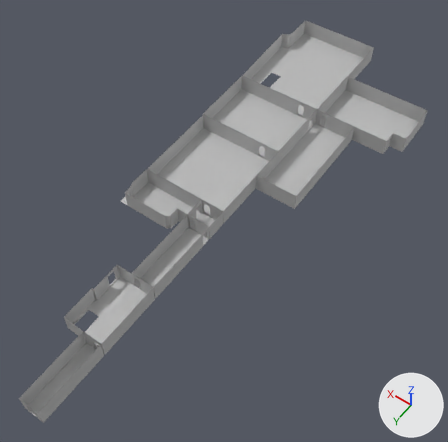
One commit to the FBX model Assets/Models/WIP_hall1.fbx: the scene before it, then after it.
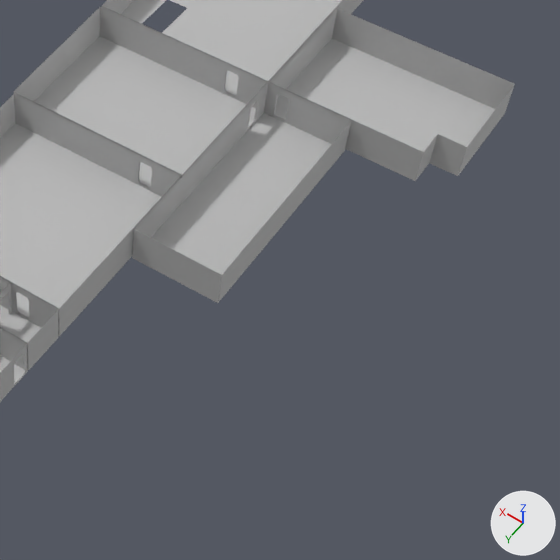
Each version appears first whole from a camera (50 mm lens) standing at (-38.1, 16.3, 80.5) and looking at (-0.9, -35.8, -1.3), and next in a close-up on the part from 44% to 100% of the width and 16% to 73% of the height. The lights are fixed; the arrows at lower right show +X, +Y and +Z. Where no turn or scale is listed for an object, it has been applied to the vertices.

The older version as bpy lines, for what is in view:
```python
me_mesh = bpy.data.meshes.new('Mesh')
me_mesh.from_pydata(...)  # 668 vertices, 521 faces; spans x -18.5..15.7, y -86.6..6.1, z 0.0..3.3
me_mesh.materials.append(mat_hall1)  # grey #bcbcbc
me_mesh_001 = bpy.data.meshes.new('Mesh.001')
me_mesh_001.from_pydata(...)  # 133 vertices, 70 faces; spans x -18.5..17.2, y -86.6..6.1, z 0.0
me_mesh_001.materials.append(mat_floor1)  # grey #bcbcbc
# before: 45 (-9.6, -43.9, 0.0) at pixel (217, 303), 46 (-9.6, -61.2, 0.0) at pixel (329, 168), 47 (-9.6, -62.3, 0.0) at pixel (336, 160), 48 (-9.6, -63.7, 0.0) at pixel (344, 150)
ob_polysurface12 = bpy.data.objects.new('polySurface12', me_mesh)
ob_polysurface12.location = (0.0, 0.0, 0.0)
ob_polysurface13 = bpy.data.objects.new('polySurface13', me_mesh_001)
ob_polysurface13.location = (0.0, 0.0, 0.0)
```
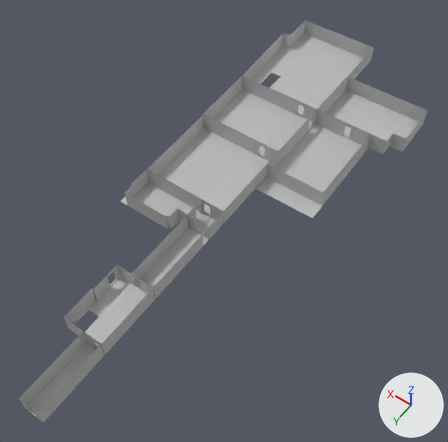
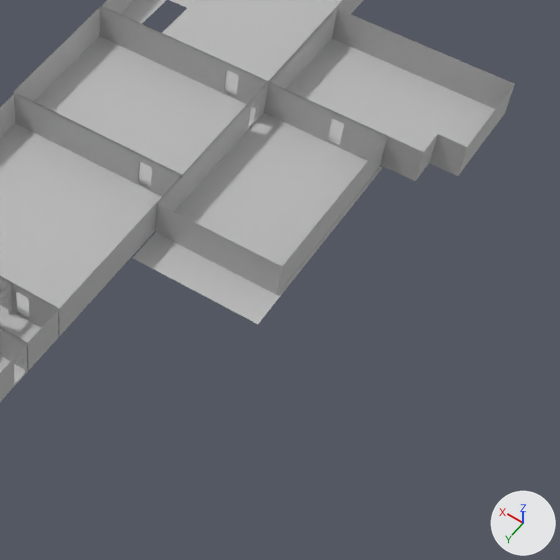
What differs and where, as boxes [x1, y1, x2, y2] in the close-ups (560 x 560 px; the box of a moved part takes in the faces that stretch with it):
part 1 of me_mesh_001, moved or reshaped
    before: [173, 122, 332, 275]
    after: [154, 122, 382, 324]
part 2 of me_mesh, moved or reshaped
    before: [273, 115, 416, 181]
    after: [306, 132, 416, 181]
part 3 of me_mesh, moved or reshaped
    both: [264, 83, 422, 178]
part 4 of me_mesh, moved or reshaped
    before: [154, 140, 336, 303]
    after: [177, 157, 372, 295]
part 5 of me_mesh, moved or reshaped
    before: [330, 122, 351, 168]
    after: [365, 138, 387, 184]
part 6 of me_mesh, moved or reshaped
    before: [132, 102, 252, 269]
    after: [156, 102, 252, 243]

The change, as a diff of the scene's bpy script:
```diff
--- a/Assets/Models/WIP_hall1.fbx.py
+++ b/Assets/Models/WIP_hall1.fbx.py
@@ me_mesh_001 @@
 me_mesh_001.from_pydata(...)  # 133 vertices, 70 faces; spans x -18.5..17.2, y -86.6..6.1, z 0.0
 # used by ob_polysurface13; location = (0.0, 0.0, 0.0)
+# me_mesh_001 part 1
+for i in [*range(45, 49)]: me_mesh_001.vertices[i].co += Vector((-3.5, 0.0, 0.0))
 me_mesh_001.materials.append(mat_floor1)
@@ me_mesh @@
 me_mesh.from_pydata(...)  # 668 vertices, 521 faces; spans x -18.5..15.7, y -86.6..6.1, z 0.0..3.3
 # used by ob_polysurface12; location = (0.0, 0.0, 0.0)
+# me_mesh part 2: all 2 vertices in x -3.9, y -63.9..-63.7, z 0.0 are moved by (-5.6, 0.0, 0.0)
+# me_mesh part 3: all 8 vertices in x -4.0..-2.9, y -63.9..-63.7, z 0.3..2.6 are moved by (-5.1, 0.0, 0.0)
+# me_mesh part 4: all 4 vertices in x -9.6, y -43.9, z 0.0..3.3 are moved by (-3.2, -3.2, 0.0)
+# me_mesh part 5: 16 of the vertices in x -9.6..-2.8, y -63.9..-61.2, z 0.0..3.3 are moved by (-3.2, 0.0, 0.0)
+# me_mesh part 6: all 12 vertices in x -3.9..-1.9, y -43.9, z 0.0..3.3 are moved by (0.0, -3.2, 0.0)
 me_mesh.materials.append(mat_hall1)
```
